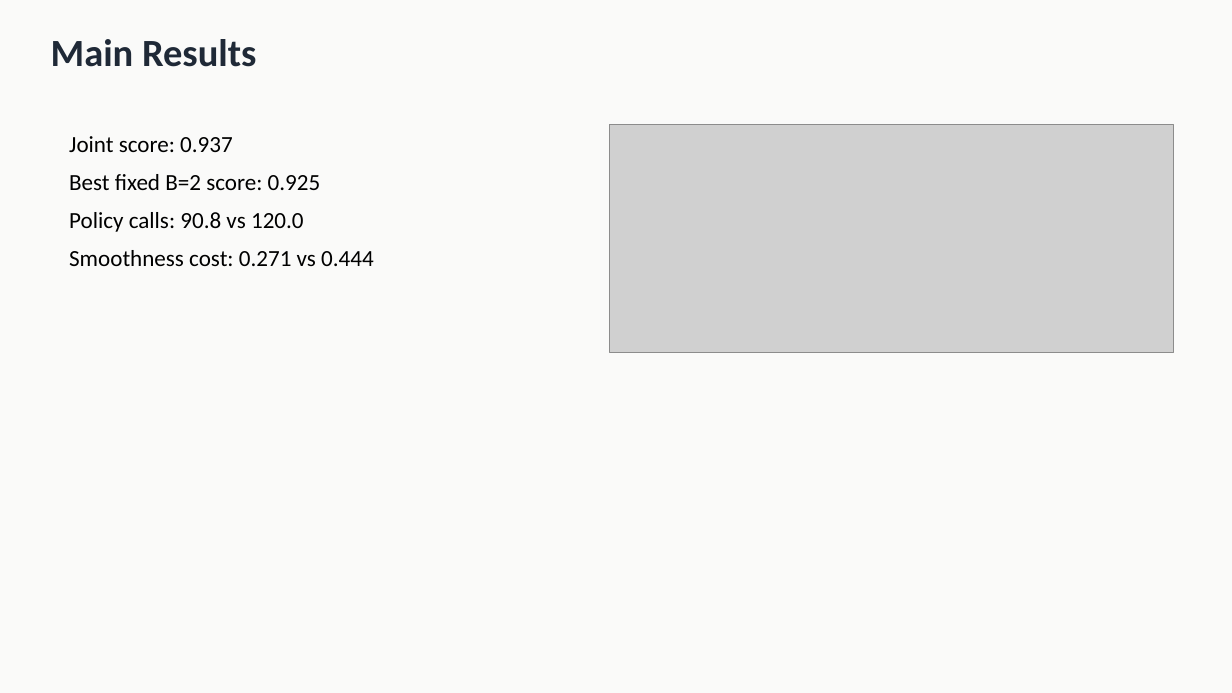
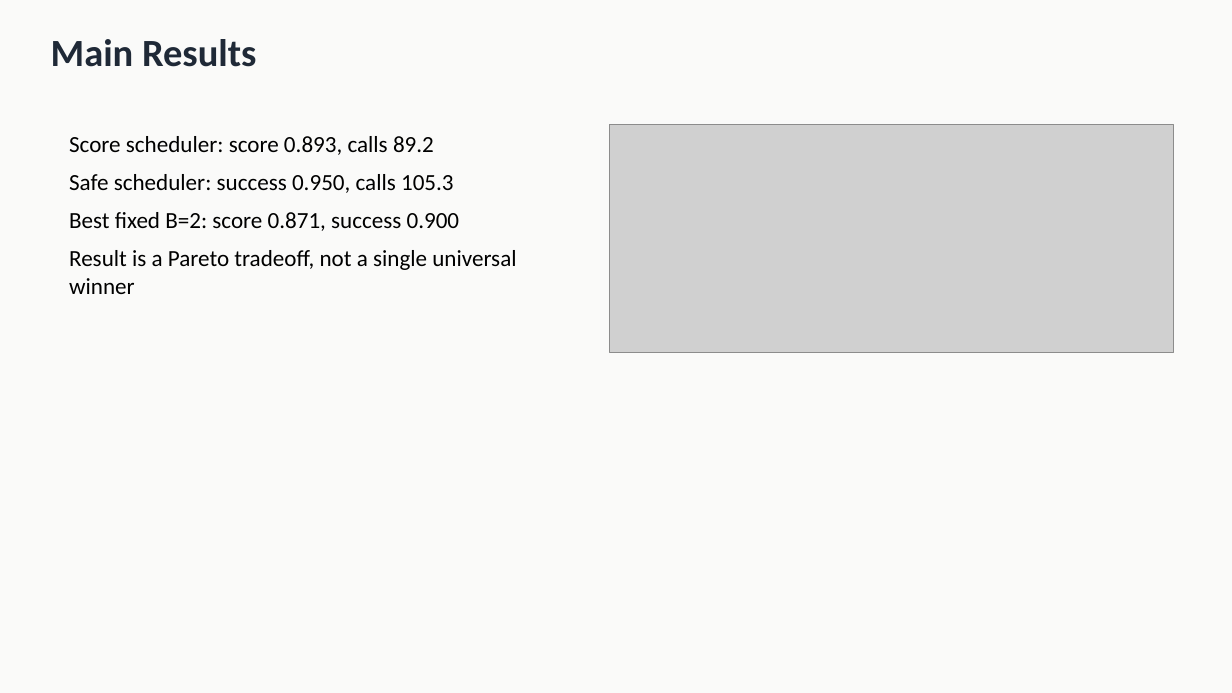
Before and after one commit to TheNight-Watch/RF_FinalProject, a slide deck: slide 9 of slides/final_presentation.pptx (slide 8 before the commit). Drawn at 1232x693 pixels with LibreOffice and Linux fonts; fonts in the diff are those of the drawing; grey boxes stand for pictures. Boxes give left, top, right and bottom in pixels: in the first picture for what was removed or moved away, otherwise in the second. Text is boxed around its words. In the diff, an @@ line names an element or a change of style, - is before the commit and + after.

```diff
--- a/slides/final_presentation.pptx
+++ b/slides/final_presentation.pptx
@@ text at (69,136,516,294): text changed @@
-Joint score: 0.937
-Best fixed B=2 score: 0.925
-Policy calls: 90.8 vs 120.0
-Smoothness cost: 0.271 vs 0.444
+Score scheduler: score 0.893, calls 89.2
+Safe scheduler: success 0.950, calls 105.3
+Best fixed B=2: score 0.871, success 0.900
+Result is a Pareto tradeoff, not a single universal winner
```
Also in this commit, not shown: 3 other slides changed, 1 slide added, 40 other files.
